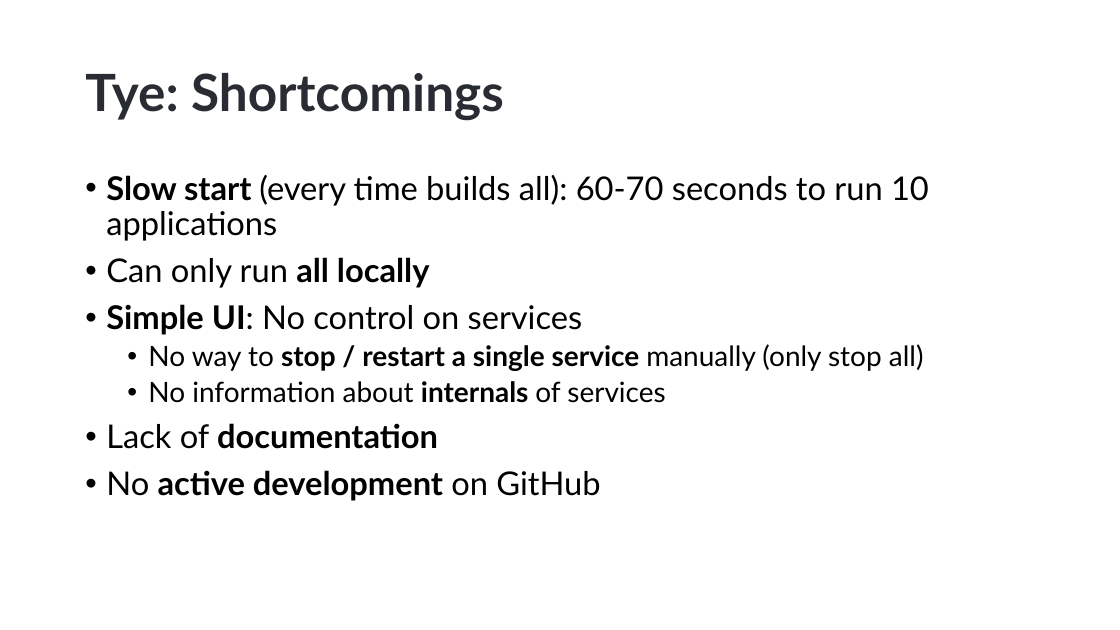
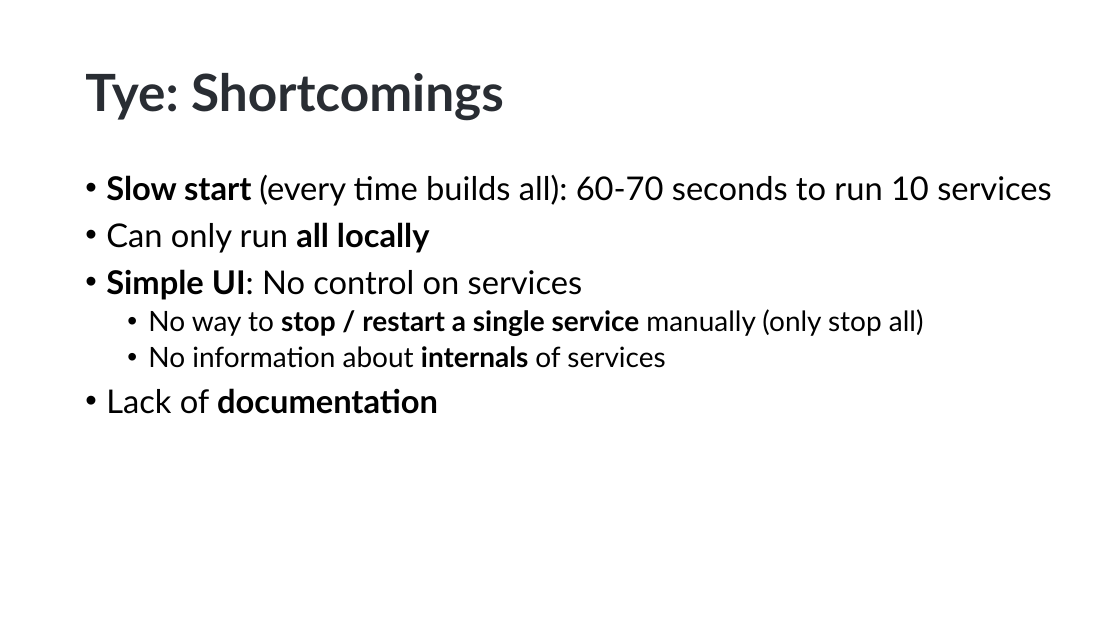
Before and after one commit to hikalkan/presentations, a slide deck: slide 15 of 2023-05-10 ABP Conf 2023 Developing with Kubernetes/Developing with Kubernetes.pptx (slide 13 before the commit). Drawn at 1120x630 pixels with LibreOffice and Linux fonts; fonts in the diff are those of the drawing; background and template pictures are left out. Boxes give left, top, right and bottom in pixels: in the first picture for what was removed or moved away, otherwise in the second. Text is boxed around its words. In the diff, an @@ line names an element or a change of style, - is before the commit and + after.

```diff
--- a/2023-05-10 ABP Conf 2023 Developing with Kubernetes/Developing with Kubernetes.pptx
+++ b/2023-05-10 ABP Conf 2023 Developing with Kubernetes/Developing with Kubernetes.pptx
@@ text at (106,175,1051,206): text changed @@
-• Slow start (every time builds all): 60-70 seconds to run 10 applications
+• Slow start (every time builds all): 60-70 seconds to run 10 services
@@ text at (106,470,600,501): paragraph removed @@
-• No active development on GitHub
```
Also in this commit, not shown: 1 other slide changed, 3 slides added.
